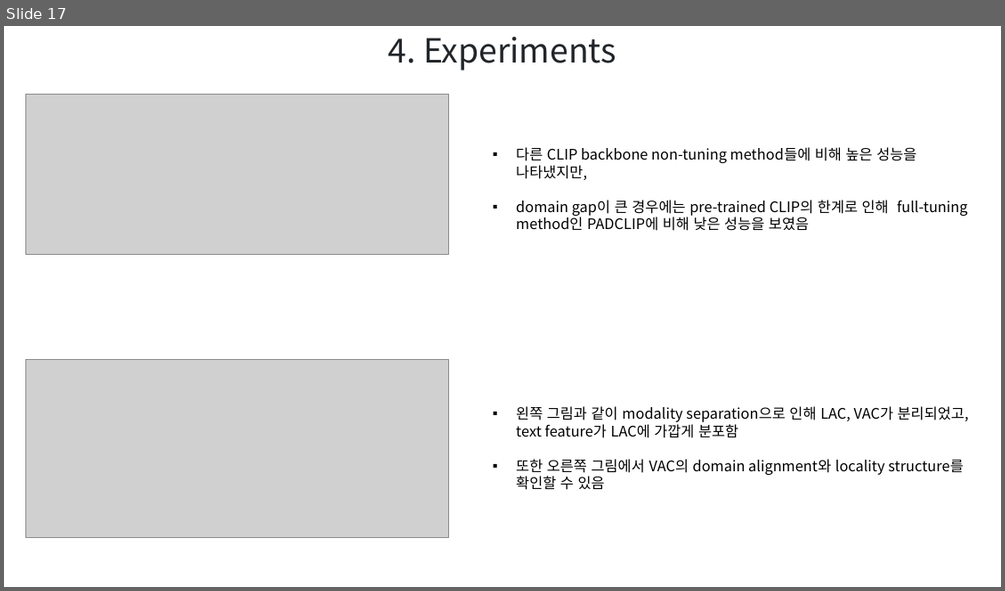
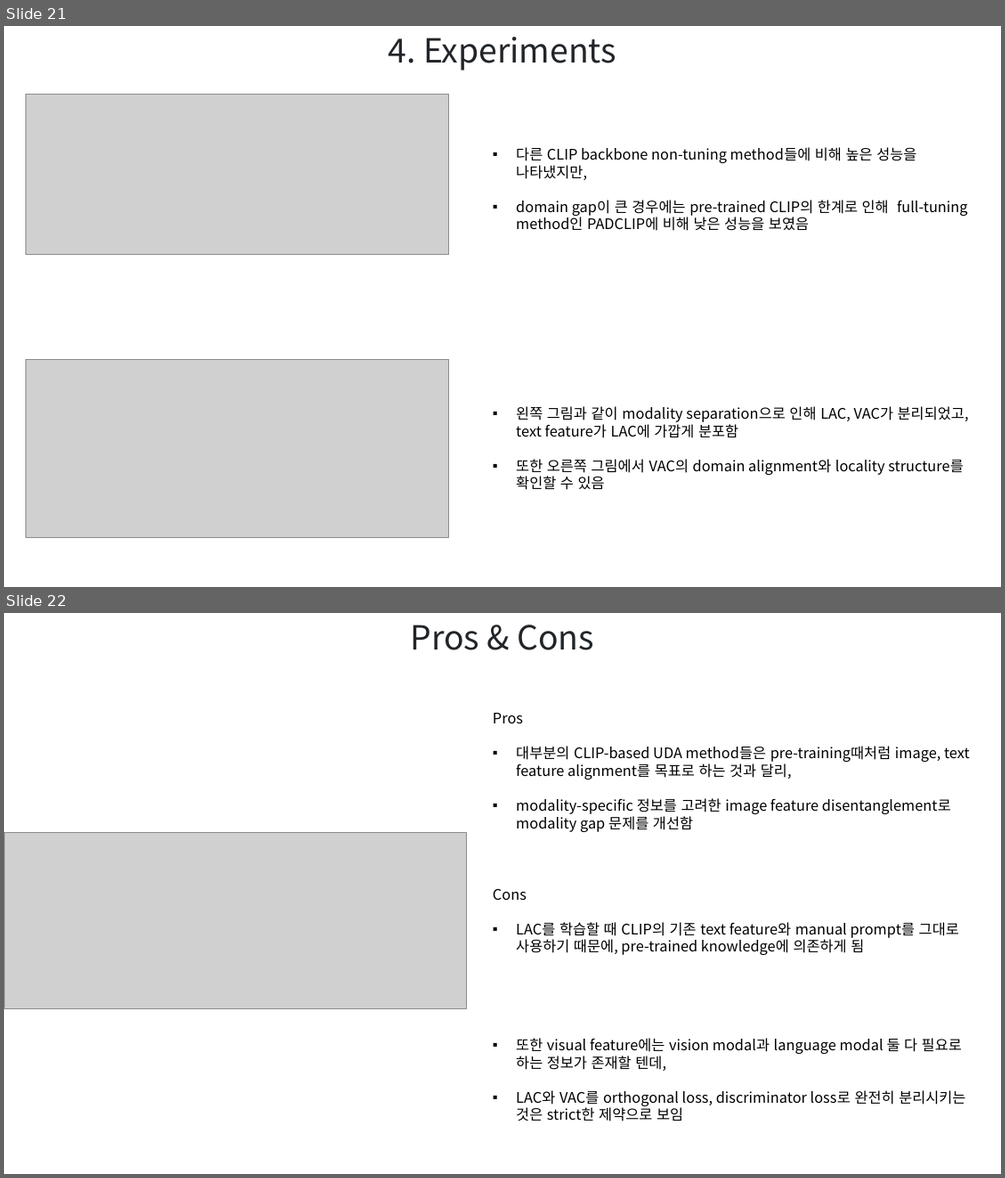
Before and after one commit to hbcho03/cvpr, a slide deck: CVPR/논문/DA(ECCV) PPT.pptx. Shown one above the other, each under a label of ours: slide 17 before the commit, slides 21 and 22 after it. The pictures are 1005x591 and 1005x1178 pixels, drawn with LibreOffice and Linux fonts; fonts in the diff are those of the drawing; grey boxes stand for pictures. Boxes give left, top, right and bottom in pixels: in the first picture for what was removed or moved away, otherwise in the second. Text is boxed around its words. In the diff, an @@ line names an element or a change of style, - is before the commit and + after.

```diff
--- a/CVPR/논문/DA(ECCV) PPT.pptx
+++ b/CVPR/논문/DA(ECCV) PPT.pptx
@@ slide 22 added at [4, 613, 1001, 1174], background #FFFFFF @@
@@ text added at [411, 625, 594, 650], 32 pt, text #212529 @@
+Pros & Cons
@@ text added at [493, 713, 970, 832], 14 pt, text #000000 @@
+Pros
+▪ 대부분의 CLIP-based UDA method들은 pre-training때처럼 image, text feature alignment를 목표로 하는 것과 달리,
+▪ modality-specific 정보를 고려한 image feature disentanglement로 modality gap 문제를 개선함
@@ picture added at [4, 832, 466, 1009] @@
@@ text added at [493, 889, 959, 955], 14 pt, text #000000 @@
+Cons
+▪ LAC를 학습할 때 CLIP의 기존 text feature와 manual prompt를 그대로 사용하기 때문에, pre-trained knowledge에 의존하게 됨
@@ text added at [516, 1038, 965, 1121], 14 pt, text #000000 @@
+▪ 또한 visual feature에는 vision modal과 language modal 둘 다 필요로 하는 정보가 존재할 텐데,
+▪ LAC와 VAC를 orthogonal loss, discriminator loss로 완전히 분리시키는 것은 strict한 제약으로 보임
@@ what was slide 17 is now slide 21 @@
```
Also in this commit, not shown: 4 slides changed, 4 other slides added, 2 other files.
